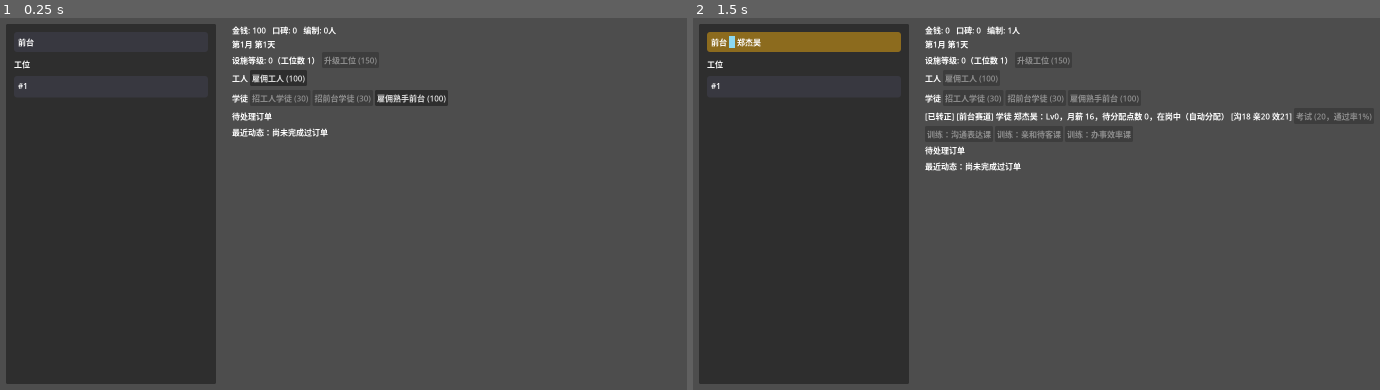
Above: before the commit, frames 1-2 (left to right).
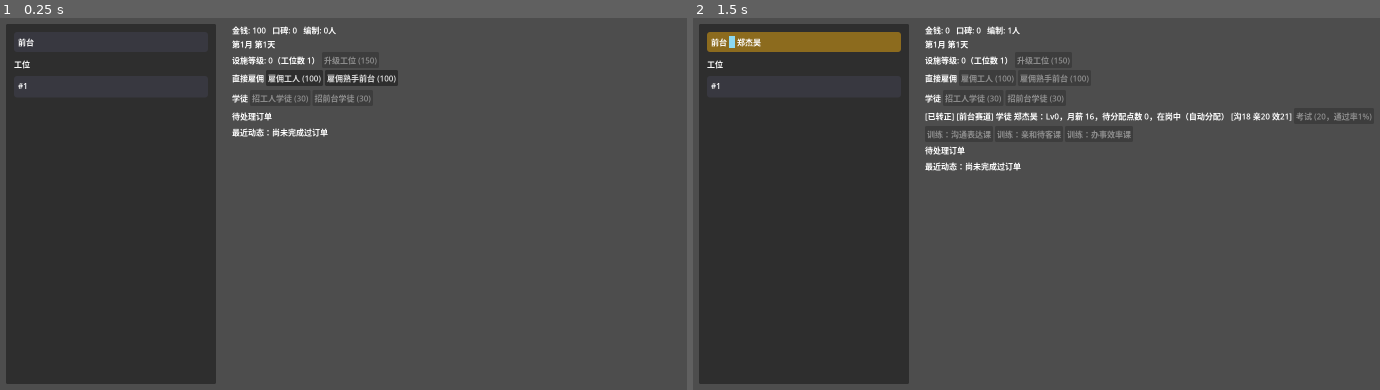
Above: after the commit, the same moments.

Repository: XinLiucc/cocos-game-project
Game: Godot game, scene res://scenes/Main.tscn
The game is run twice, just before and just after one commit, with the same random seed, the same clock (stepped at 60 frames per second) and the same inputs.
Inputs (mouse positions are in pixels of both pictures, inside the frame that each line leads up to):
- Up to frame 1 (0.25 s): no input
- Up to frame 2 (1.5 s): click "雇佣熟手前台 (100)" at 0.5 s; tap Enter at 1.25 s; move the mouse to (1242, 185) at 1.27 s; hold D from 1.28 s (still down); tap B at 1.35 s; click (1242, 185) at 1.42 s

The runs differ from the first frame. In frame 1, 1.1% of the frame differs, in the area x 33-66%, y 13-24%; in frame 2, 0.3%.

Commit message:
Regroup hire buttons by method, not by track
Move the direct front-desk hire button out of the apprentice row into
the worker row, alongside the direct worker hire button — matching the
existing convention that rows group by hiring method (instant hire vs.
apprentice track), not by employee type. Rename the worker row label
from "工人" to "直接雇佣" since it now covers both instant-hire types.

Diff:
--- a/car_repair_shop/scenes/Main.tscn
+++ b/car_repair_shop/scenes/Main.tscn
@@ -73,11 +73,15 @@
 
 [node name="WorkerHeaderLabel" type="Label" parent="UIRoot/Margin/Layout/UI/WorkerHeaderRow" unique_id=1422346824]
 layout_mode = 2
-text = "工人"
+text = "直接雇佣"
 
 [node name="HireButton" type="Button" parent="UIRoot/Margin/Layout/UI/WorkerHeaderRow" unique_id=1833872224]
 layout_mode = 2
 text = "雇佣工人 (100)"
+
+[node name="HireFrontDeskButton" type="Button" parent="UIRoot/Margin/Layout/UI/WorkerHeaderRow" unique_id=444457534]
+layout_mode = 2
+text = "雇佣熟手前台 (100)"
 
 [node name="WorkerListContainer" type="VBoxContainer" parent="UIRoot/Margin/Layout/UI" unique_id=377368337]
 layout_mode = 2
@@ -97,10 +101,6 @@
 layout_mode = 2
 text = "招前台学徒 (30)"
 
-[node name="HireFrontDeskButton" type="Button" parent="UIRoot/Margin/Layout/UI/ApprenticeHeaderRow" unique_id=444457534]
-layout_mode = 2
-text = "雇佣熟手前台 (100)"
-
 [node name="ApprenticeListContainer" type="VBoxContainer" parent="UIRoot/Margin/Layout/UI" unique_id=1219550046]
 layout_mode = 2
 
--- a/car_repair_shop/scripts/Main.gd
+++ b/car_repair_shop/scripts/Main.gd
@@ -54,7 +54,7 @@
 @onready var worker_list_container: VBoxContainer = $UIRoot/Margin/Layout/UI/WorkerListContainer
 @onready var hire_worker_apprentice_button: Button = $UIRoot/Margin/Layout/UI/ApprenticeHeaderRow/HireWorkerApprenticeButton
 @onready var hire_front_desk_apprentice_button: Button = $UIRoot/Margin/Layout/UI/ApprenticeHeaderRow/HireFrontDeskApprenticeButton
-@onready var hire_front_desk_button: Button = $UIRoot/Margin/Layout/UI/ApprenticeHeaderRow/HireFrontDeskButton
+@onready var hire_front_desk_button: Button = $UIRoot/Margin/Layout/UI/WorkerHeaderRow/HireFrontDeskButton
 @onready var apprentice_list_container: VBoxContainer = $UIRoot/Margin/Layout/UI/ApprenticeListContainer
 @onready var floor_vbox: VBoxContainer = $UIRoot/Margin/Layout/StationFloorPanel/FloorMargin/FloorVBox
 @onready var station_slots_container: VBoxContainer = $UIRoot/Margin/Layout/StationFloorPanel/FloorMargin/FloorVBox/StationSlotsContainer
